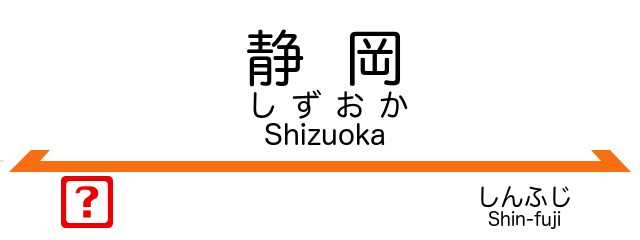
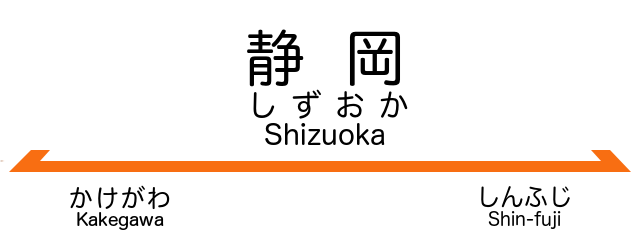
Two versions of the same layered image (640px x 240px). Layer-by-layer changes:
painted on "次駅" over [61, 176, 170, 230]
